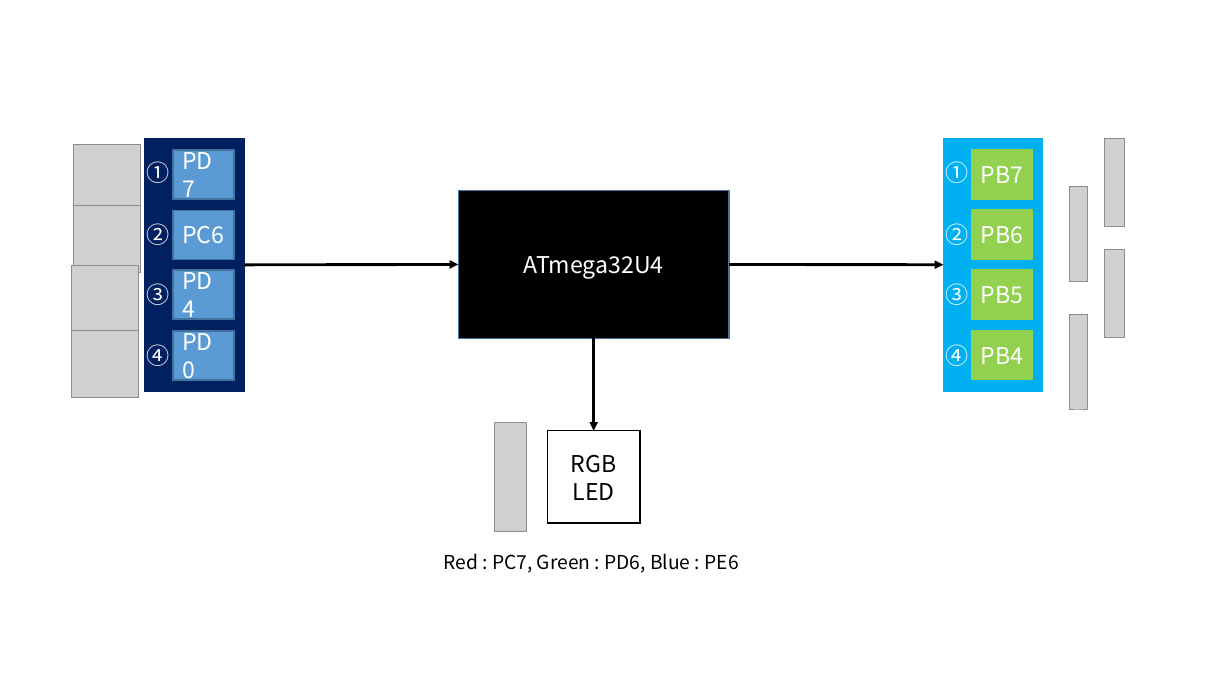
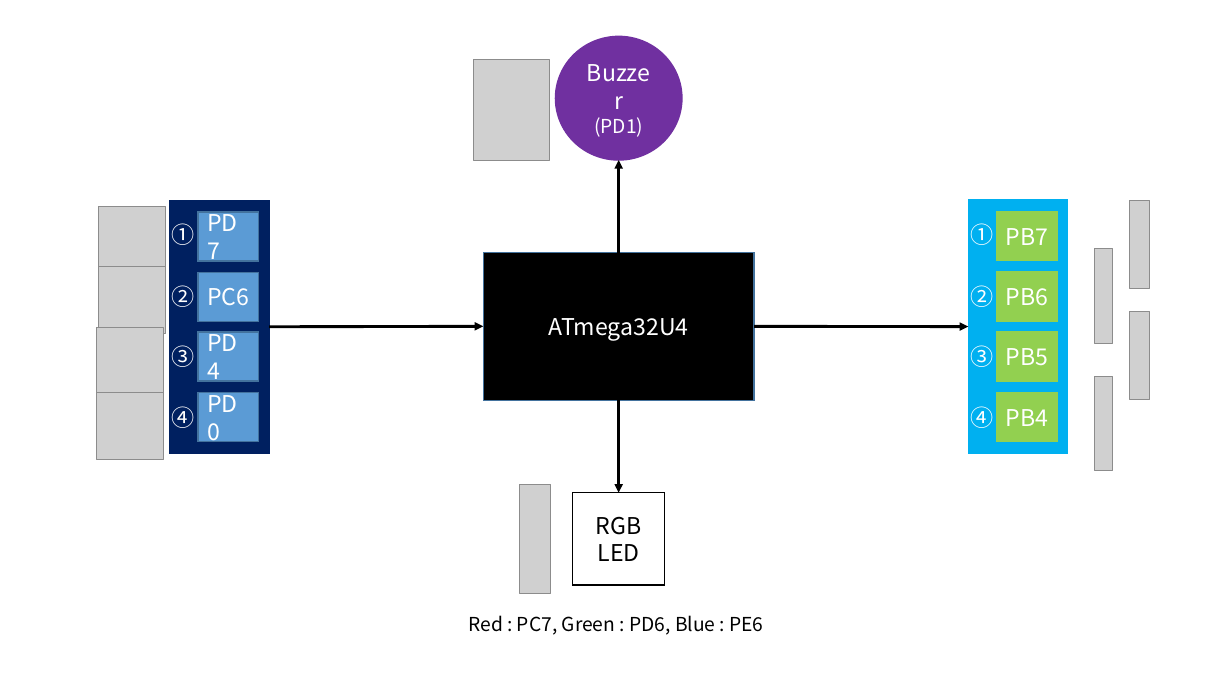
Before and after one commit to MagmaTart/JumpUP-2017-Summer, a slide deck: slide 1 of mole-project/SoominLee_mole-diagram_20170724.pptx. Drawn at 1232x693 pixels with LibreOffice and Linux fonts; fonts in the diff are those of the drawing; grey boxes stand for pictures. Boxes give left, top, right and bottom in pixels: in the first picture for what was removed or moved away, otherwise in the second. Text is boxed around its words. In the diff, an @@ line names an element or a change of style, - is before the commit and + after.

```diff
--- a/mole-project/SoominLee_mole-diagram_20170724.pptx
+++ b/mole-project/SoominLee_mole-diagram_20170724.pptx
@@ ellipse added at bbox=[555, 36, 682, 160], fill #7030A0, outline #7030A0 1 pt, 18 pt, text #FFFFFF @@
+Buzzer
+(PD1)
@@ picture added at bbox=[473, 60, 549, 160] @@
@@ arrow added from (619, 252) to (619, 160), #000000 2.25 pt @@
@@ 12 rectangles, 9 pictures, 9 texts, 3 arrows: place and size @@
-12 rectangles, 9 pictures, 9 texts, 3 arrows at bbox=[71, 139, 1126, 573]
+12 rectangles, 9 pictures, 9 texts, 3 arrows at bbox=[96, 201, 1151, 635]
```
Also in this commit, not shown: 1 other slide changed.
